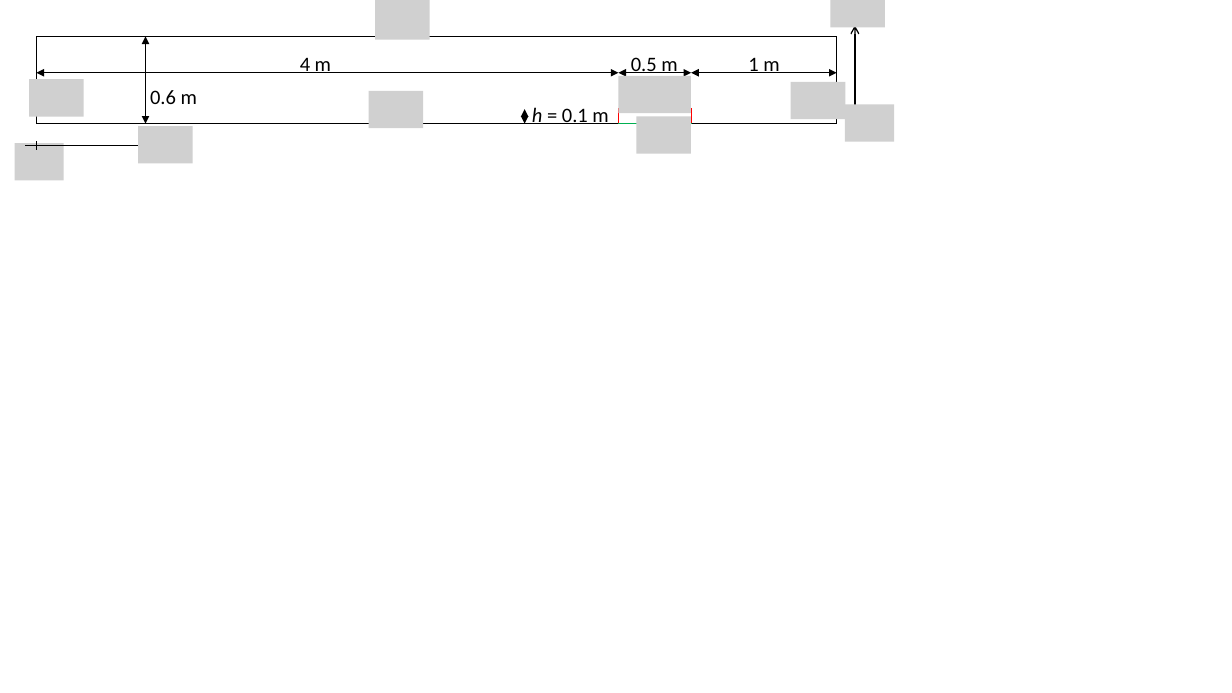
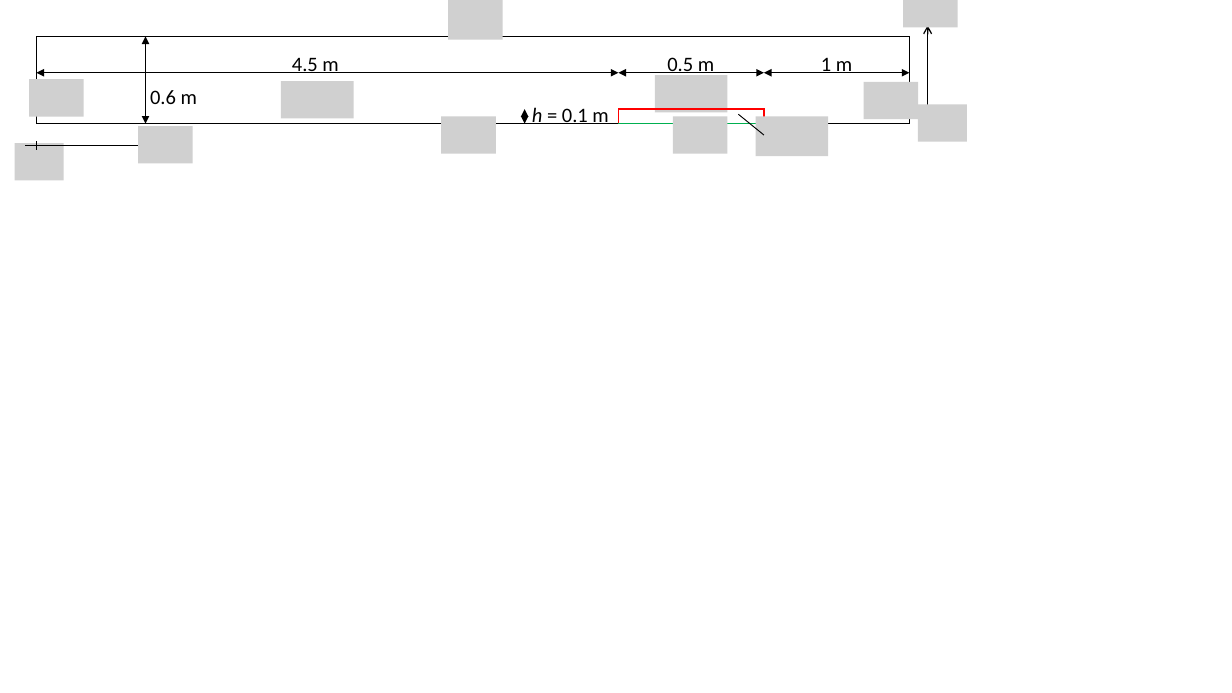
Before and after one commit to AndreaVescovini/Thesis, a slide deck: slide 16 of img/celle.pptx (slide 14 before the commit). Drawn at 1232x693 pixels with LibreOffice and Linux fonts; fonts in the diff are those of the drawing; grey boxes stand for pictures. Boxes give left, top, right and bottom in pixels: in the first picture for what was removed or moved away, otherwise in the second. Text is boxed around its words. In the diff, an @@ line names an element or a change of style, - is before the commit and + after.

```diff
--- a/img/celle.pptx
+++ b/img/celle.pptx
@@ picture removed at <box>375,0,430,40</box> @@
@@ picture added at <box>448,0,503,40</box> @@
@@ picture removed at <box>831,0,885,27</box> @@
@@ picture added at <box>904,0,958,27</box> @@
@@ line moved from (36, 36) - (837, 36) to (36, 36) - (909, 36) @@
@@ text at <box>292,58,338,73</box>: text changed @@
-4 m
+4.5 m
@@ text "1 m": place and size @@
-text "1 m" at <box>748,57,779,73</box>
+text "1 m" at <box>821,58,852,73</box>
@@ line moved from (837, 36) - (837, 124) to (909, 36) - (909, 124) @@
@@ picture added at <box>281,81,354,118</box> @@
@@ double arrow moved from (618, 73) - (691, 73) to (618, 73) - (764, 73) @@
@@ 2 lines, 1 arrow, 1 double arrow: place and size @@
-2 lines, 1 arrow, 1 double arrow at <box>691,26,855,139</box>
+2 lines, 1 arrow, 1 double arrow at <box>764,26,928,139</box>
@@ picture removed at <box>791,82,846,119</box> @@
@@ picture added at <box>864,82,919,119</box> @@
@@ picture removed at <box>369,91,423,128</box> @@
@@ picture added at <box>442,116,496,153</box> @@
@@ line moved from (618, 109) - (691, 109) to (618, 109) - (764, 109) @@
@@ 2 pictures, 1 text: place and size @@
-2 pictures, 1 text at <box>618,57,691,153</box>
+2 pictures, 1 text at <box>655,57,728,153</box>
@@ line added from (738, 115) to (764, 135), #000000 0.75 pt @@
@@ picture added at <box>756,116,829,156</box> @@
@@ picture removed at <box>845,104,894,141</box> @@
@@ picture added at <box>918,104,967,141</box> @@
@@ line moved from (618, 124) - (691, 124) to (618, 124) - (764, 124) @@
```
Also in this commit, not shown: 2 slides added, 8 other files.
